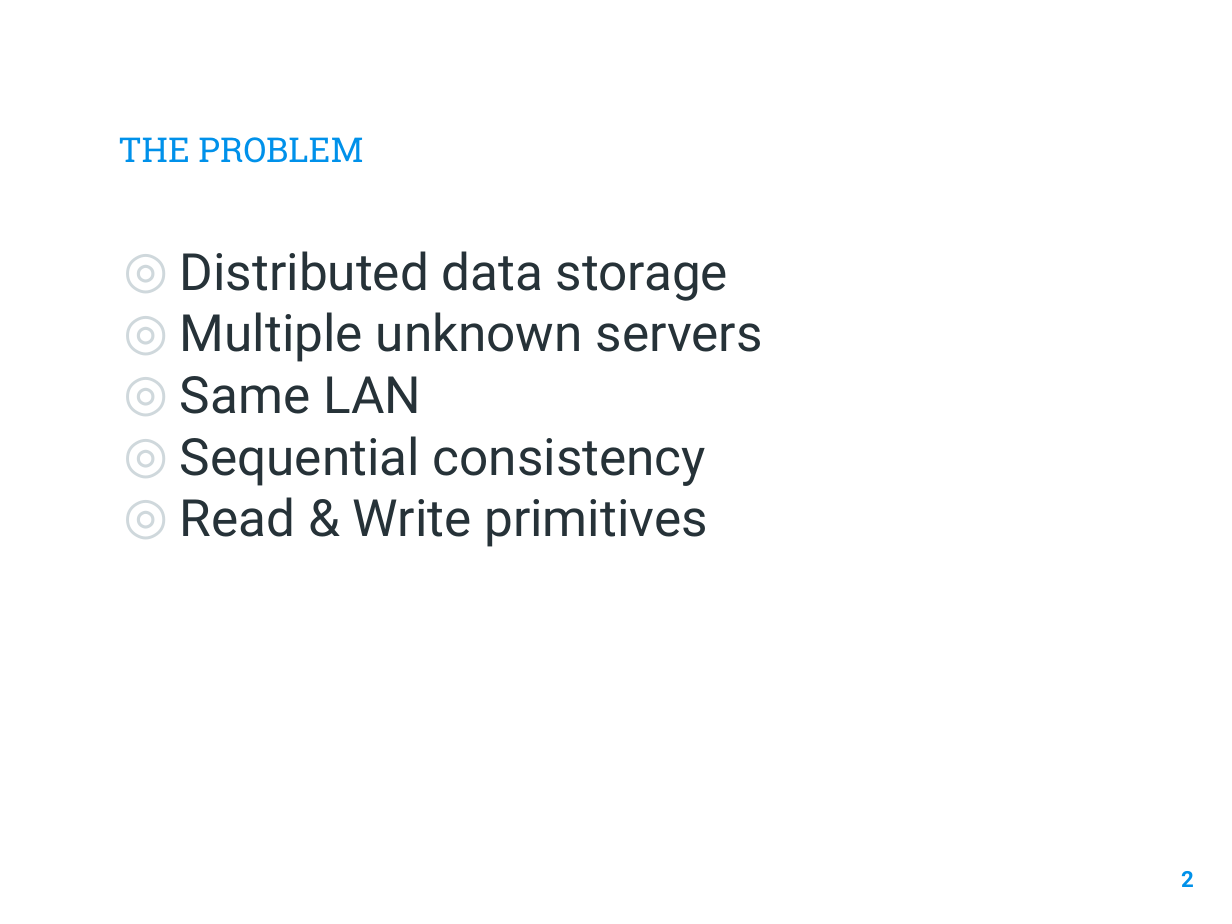
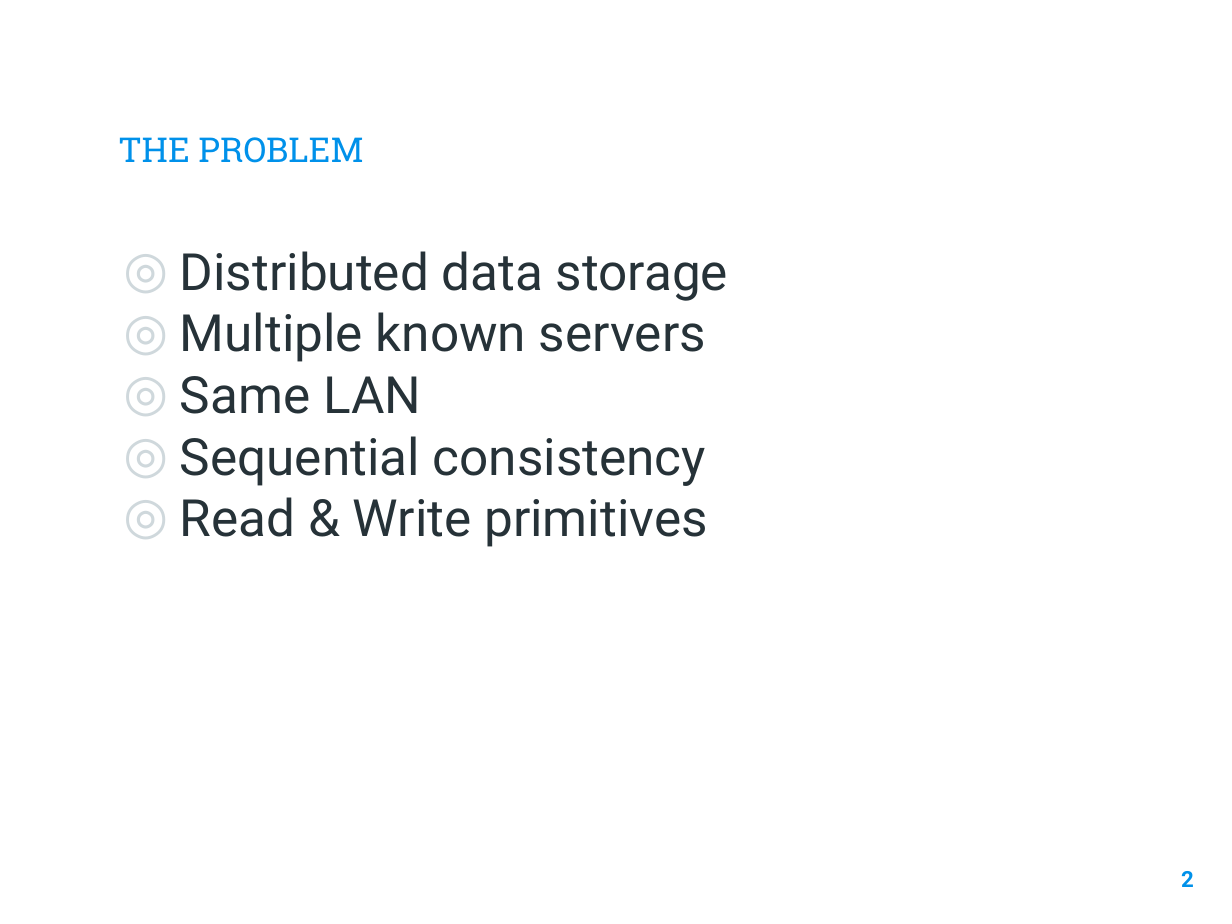
Before and after one commit to thedcfix/Replicated-Storage, a slide deck: slide 2 of Presentazione distributed Systems.pptx. Drawn at 1232x924 pixels with LibreOffice and Linux fonts; fonts in the diff are those of the drawing; background and template pictures are left out. Boxes give left, top, right and bottom in pixels: in the first picture for what was removed or moved away, otherwise in the second. Text is boxed around its words. In the diff, an @@ line names an element or a change of style, - is before the commit and + after.

```diff
--- a/Presentazione distributed Systems.pptx
+++ b/Presentazione distributed Systems.pptx
@@ text at bbox=[180, 312, 706, 362]: text changed @@
-◎ Multiple unknown servers
+◎ Multiple known servers
```
Also in this commit, not shown: 6 other slides changed, 1 slide added, 3 other files.
